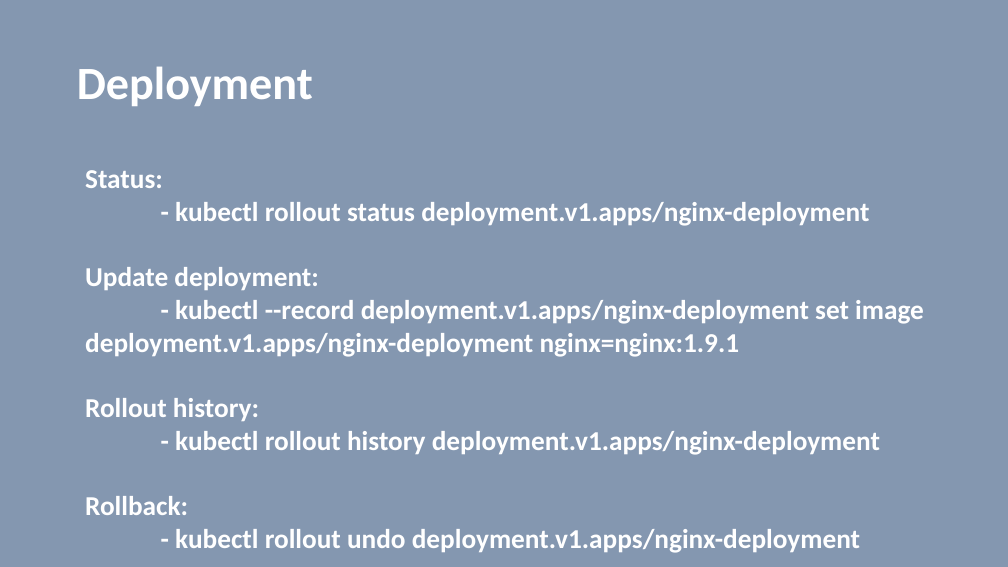
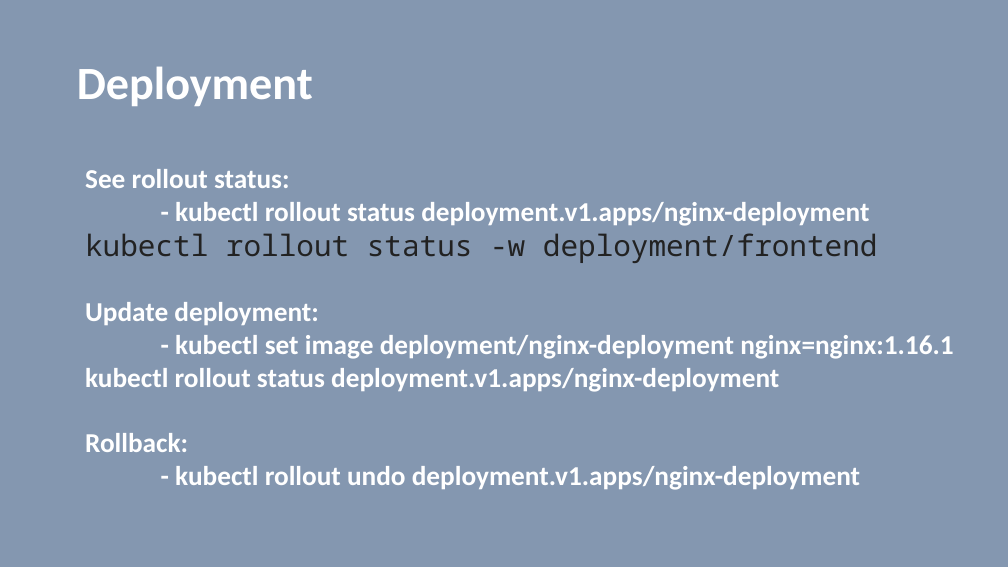
Before and after one commit to vilasvarghese/docker-k8s, a slide deck: slide 48 of notes/day4/4thDay.pptx (slide 50 before the commit). Drawn at 1008x567 pixels with LibreOffice and Linux fonts; fonts in the diff are those of the drawing. Boxes give left, top, right and bottom in pixels: in the first picture for what was removed or moved away, otherwise in the second. Text is boxed around its words. In the diff, an @@ line names an element or a change of style, - is before the commit and + after.

```diff
--- a/notes/day4/4thDay.pptx
+++ b/notes/day4/4thDay.pptx
@@ text at (85, 169, 289, 188): text changed @@
-Status:
+See rollout status:
@@ text at (85, 233, 878, 263): paragraph added @@
+kubectl rollout status -w deployment/frontend
@@ text at (85, 335, 953, 392): text changed @@
-- kubectl --record deployment.v1.apps/nginx-deployment set image deployment.v1.apps/nginx-deployment nginx=nginx:1.9.1
-Rollout history:
-- kubectl rollout history deployment.v1.apps/nginx-deployment
+- kubectl set image deployment/nginx-deployment nginx=nginx:1.16.1
+kubectl rollout status deployment.v1.apps/nginx-deployment
```
Also in this commit, not shown: 35 other slides changed, 5 slides added, 19 slides removed, 7 other files.
